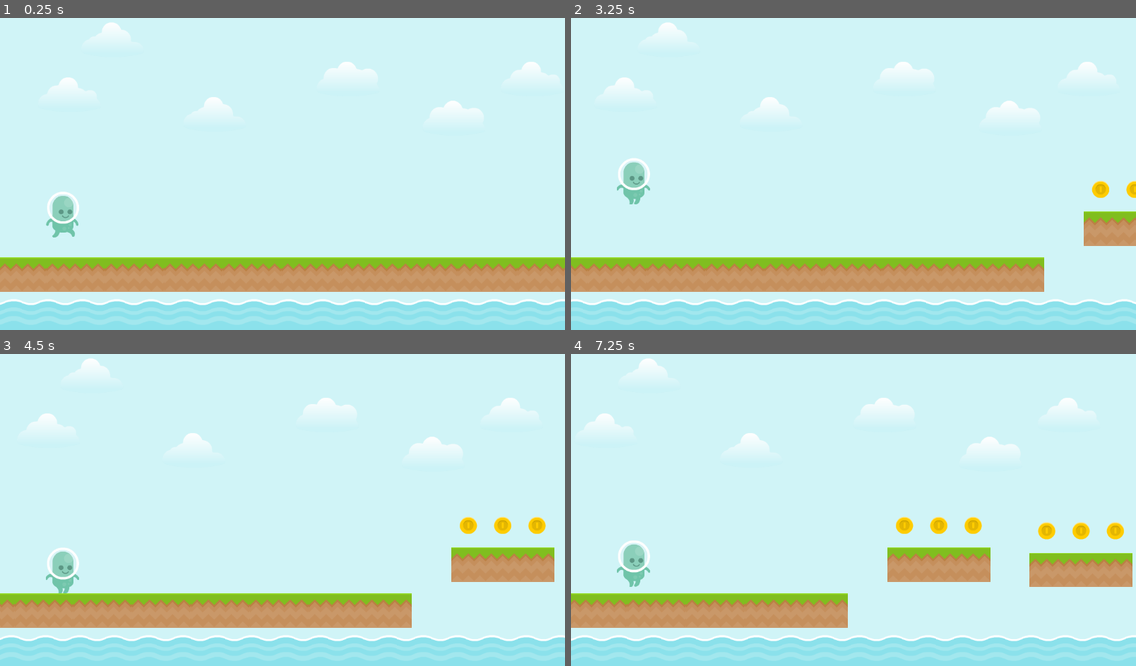
Above: before the commit, frames 1-4 (two rows, left to right).
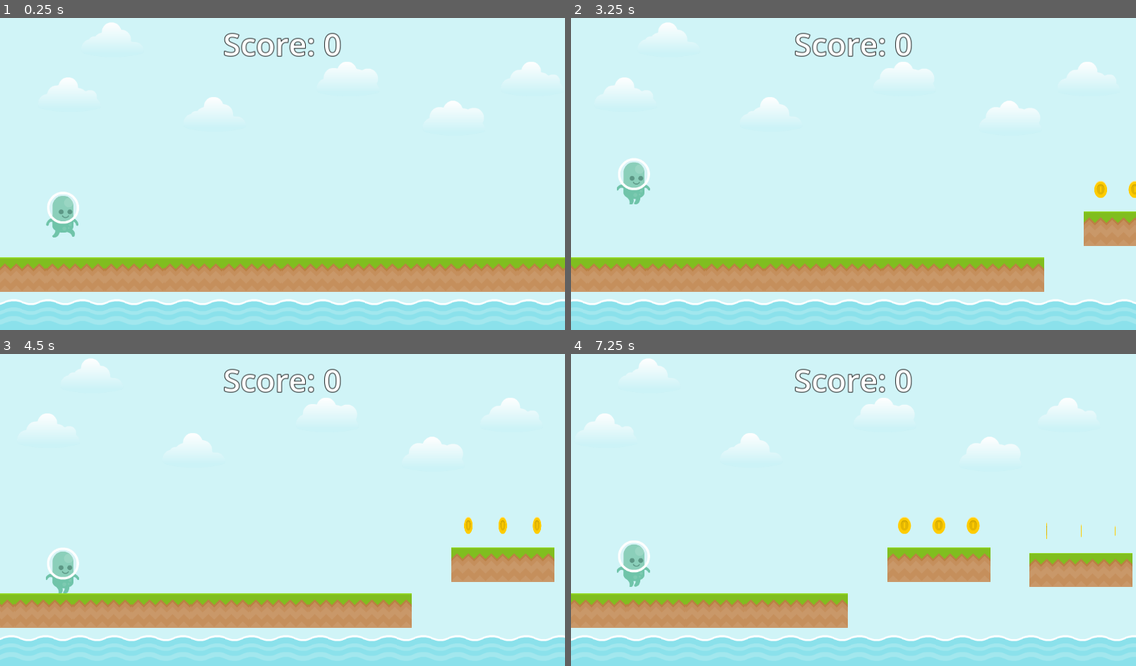
Above: after the commit, the same moments.

Repository: Truperton/Create-an-Infinite-Runner-in-Godot-4
Game: Godot game, scene res://Scenes/World.tscn
The game is run twice, just before and just after one commit, with the same random seed, the same clock (stepped at 60 frames per second) and the same inputs. Sound files missing from this copy of the repository are replaced by a short silence.
Inputs:
- Up to frame 1 (0.25 s): no input
- Up to frame 2 (3.25 s): tap Enter (ui_accept) at 0.5, 0.77, 1.52, 3.02 s
- Up to frame 3 (4.5 s): tap Enter (ui_accept) at 3.77 s
- Up to frame 4 (7.25 s): tap Enter (ui_accept) at 4.52, 6.02, 6.77 s

The runs differ from the first frame. In frame 1, 0.8% of the frame differs, in the area x 39-61%, y 4-13%; in frame 2, 0.9%; in frame 3, 1.1%; in frame 4, 1.4%, in the area x 39-98%, y 4-60%.

Commit message:
Added coin animation and score tracking.
Also started working on the game over screen.

Diff:
--- /dev/null
+++ b/Game_Over_Label_Settings.tres
@@ -0,0 +1,6 @@
+[gd_resource type="LabelSettings" format=3 uid="uid://eysvm4h6kotr"]
+
+[resource]
+font_size = 64
+outline_size = 5
+outline_color = Color(0, 0, 0, 1)
--- a/Scenes/Objects/Coin.tscn
+++ b/Scenes/Objects/Coin.tscn
@@ -7,17 +7,61 @@
 [sub_resource type="CircleShape2D" id="CircleShape2D_ok1v0"]
 radius = 16.0
 
+[sub_resource type="Animation" id="Animation_nwhfv"]
+resource_name = "spin"
+length = 2.0
+loop_mode = 1
+tracks/0/type = "value"
+tracks/0/imported = false
+tracks/0/enabled = true
+tracks/0/path = NodePath("CollisionShape2D/Sprite2D:scale")
+tracks/0/interp = 1
+tracks/0/loop_wrap = true
+tracks/0/keys = {
+"times": PackedFloat32Array(0, 1, 2),
+"transitions": PackedFloat32Array(1, 1, 1),
+"update": 0,
+"values": [Vector2(1, 1), Vector2(1e-05, 1), Vector2(1, 1)]
+}
+
+[sub_resource type="Animation" id="Animation_v77ww"]
+length = 0.001
+tracks/0/type = "value"
+tracks/0/imported = false
+tracks/0/enabled = true
+tracks/0/path = NodePath("CollisionShape2D/Sprite2D:scale")
+tracks/0/interp = 1
+tracks/0/loop_wrap = true
+tracks/0/keys = {
+"times": PackedFloat32Array(0),
+"transitions": PackedFloat32Array(1),
+"update": 0,
+"values": [Vector2(1, 1)]
+}
+
+[sub_resource type="AnimationLibrary" id="AnimationLibrary_uja0d"]
+_data = {
+"RESET": SubResource("Animation_v77ww"),
+"spin": SubResource("Animation_nwhfv")
+}
+
 [node name="Coin" type="Area2D"]
 script = ExtResource("1_e683i")
 
 [node name="CollisionShape2D" type="CollisionShape2D" parent="."]
 shape = SubResource("CircleShape2D_ok1v0")
 
+[node name="Sprite2D" type="Sprite2D" parent="CollisionShape2D"]
+texture = ExtResource("3_wf4n1")
+
 [node name="AudioStreamPlayer2D" type="AudioStreamPlayer2D" parent="."]
 stream = ExtResource("2_ccpxp")
 
-[node name="Sprite2D" type="Sprite2D" parent="."]
-texture = ExtResource("3_wf4n1")
+[node name="AnimationPlayer" type="AnimationPlayer" parent="."]
+libraries = {
+"": SubResource("AnimationLibrary_uja0d")
+}
+autoplay = "spin"
 
 [connection signal="body_entered" from="." to="." method="_on_body_entered"]
 [connection signal="finished" from="AudioStreamPlayer2D" to="." method="_on_audio_stream_player_2d_finished"]
--- a/Scenes/World.tscn
+++ b/Scenes/World.tscn
@@ -8,6 +8,8 @@
 [ext_resource type="Texture2D" uid="uid://btdbokeh1rv4y" path="res://Assets/Sprites/Objects/Clouds/Cloud_1.tres" id="4_nxbug"]
 [ext_resource type="Script" path="res://Scripts/player.gd" id="6_igf7a"]
 [ext_resource type="Script" path="res://Scripts/platform_manager.gd" id="8_odsdm"]
+[ext_resource type="LabelSettings" uid="uid://bhfa2wygfd2wc" path="res://Score_Label_Settings.tres" id="9_hxx17"]
+[ext_resource type="Script" path="res://Scripts/score_label.gd" id="10_ay613"]
 
 [sub_resource type="CapsuleShape2D" id="CapsuleShape2D_2q67g"]
 radius = 24.0
@@ -75,3 +77,14 @@
 
 [node name="Platform Manager" type="Node" parent="."]
 script = ExtResource("8_odsdm")
+
+[node name="CanvasLayer" type="CanvasLayer" parent="."]
+
+[node name="Score Label" type="Label" parent="CanvasLayer"]
+offset_right = 1152.0
+offset_bottom = 128.0
+text = "Score:"
+label_settings = ExtResource("9_hxx17")
+horizontal_alignment = 1
+vertical_alignment = 1
+script = ExtResource("10_ay613")
--- /dev/null
+++ b/Score_Label_Settings.tres
@@ -0,0 +1,6 @@
+[gd_resource type="LabelSettings" format=3 uid="uid://bhfa2wygfd2wc"]
+
+[resource]
+font_size = 64
+outline_size = 5
+outline_color = Color(0, 0, 0, 1)
--- a/Scripts/coin.gd
+++ b/Scripts/coin.gd
@@ -4,6 +4,7 @@
 	if "Player" in body.name:
 		get_node(".").hide()
 		get_node("AudioStreamPlayer2D").play()
+	Game.score += 1
 
 func _on_audio_stream_player_2d_finished() -> void:
 	self.queue_free()
--- /dev/null
+++ b/Scripts/game.gd
@@ -0,0 +1,3 @@
+extends Node
+
+var score : int = 0
--- /dev/null
+++ b/Scripts/game_over.gd
@@ -0,0 +1,11 @@
+extends CanvasLayer
+
+
+# Called when the node enters the scene tree for the first time.
+func _ready() -> void:
+	pass # Replace with function body.
+
+
+# Called every frame. 'delta' is the elapsed time since the previous frame.
+func _process(delta: float) -> void:
+	pass
--- a/Scripts/player.gd
+++ b/Scripts/player.gd
@@ -1,6 +1,6 @@
 extends CharacterBody2D
 
-@export var jump_velocity : float = -400.0
+@export var jump_velocity : float = -500.0
 
 
 func _physics_process(delta: float) -> void:
--- /dev/null
+++ b/Scripts/score_label.gd
@@ -0,0 +1,11 @@
+extends Label
+
+
+# Called when the node enters the scene tree for the first time.
+func _ready() -> void:
+	pass # Replace with function body.
+
+
+# Called every frame. 'delta' is the elapsed time since the previous frame.
+func _process(delta: float) -> void:
+	self.text = "Score: " + str(Game.score)
--- a/project.godot
+++ b/project.godot
@@ -16,6 +16,10 @@
 config/features=PackedStringArray("4.3", "Forward Plus")
 config/icon="res://icon.svg"
 
+[autoload]
+
+Game="*res://Scripts/game.gd"
+
 [display]
 
 window/size/window_width_override=1152
Not shown: 1 places in Scenes/Objects/Coin.tscn that only renumber resources
Not shown: 1 places in Scenes/World.tscn that only renumber resources
